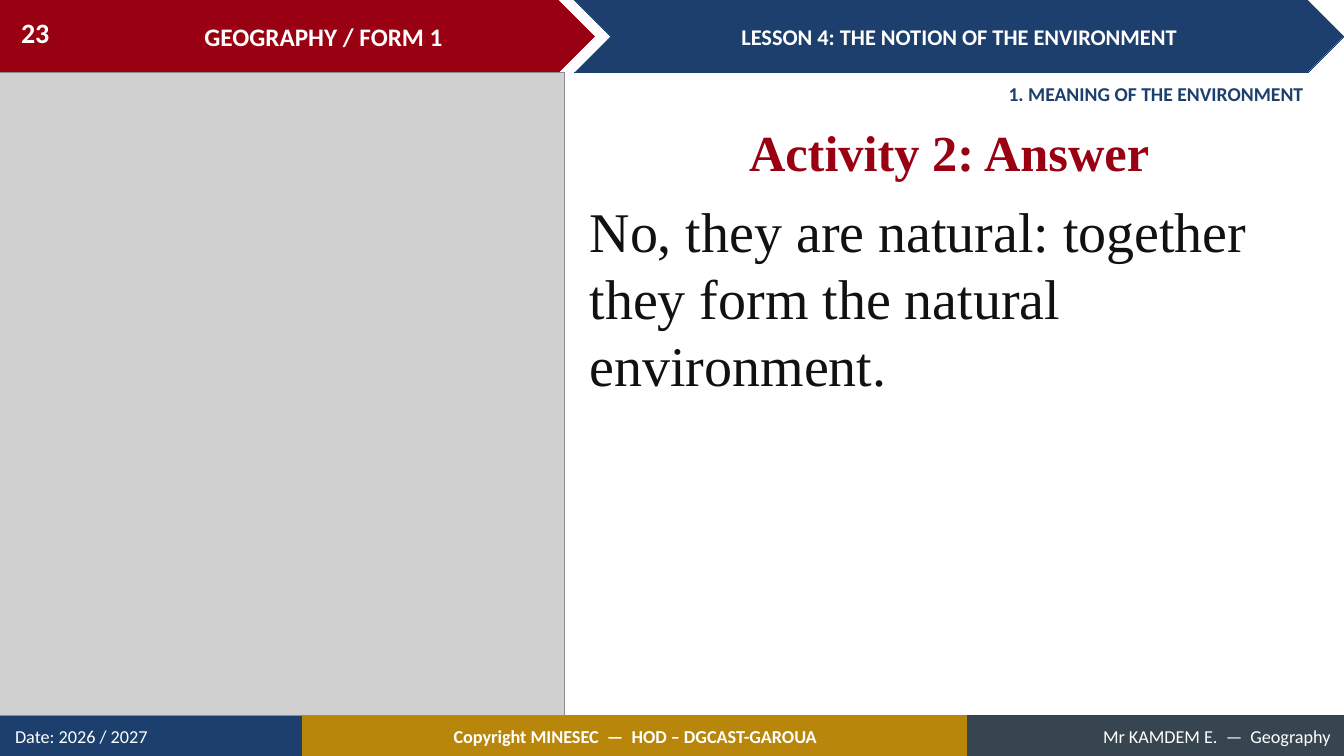
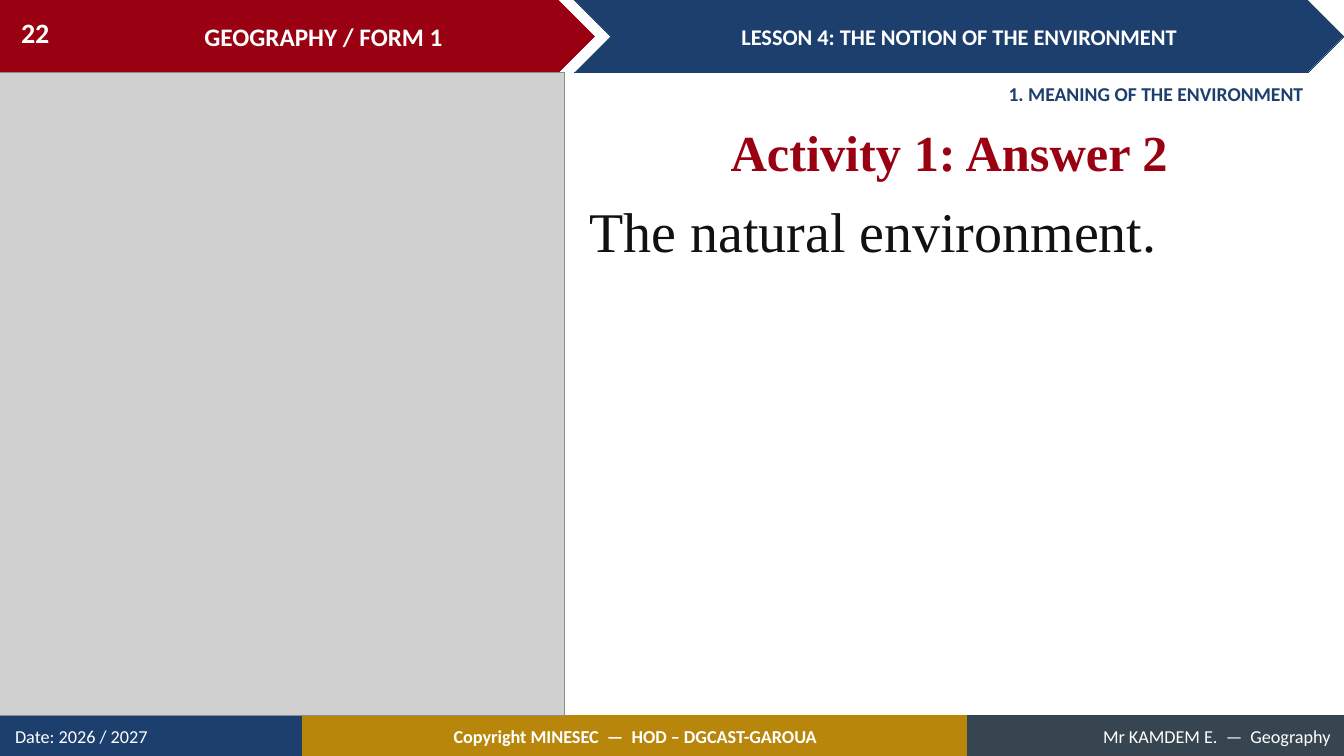
Before and after one commit to Berthautk/linea-github, a slide deck: slide 22 of lecons/F1/07_F1_M2_L04_The_Notion_of_the_Environment.pptx (slide 23 before the commit). Drawn at 1344x756 pixels with LibreOffice and Linux fonts; fonts in the diff are those of the drawing; grey boxes stand for pictures. Boxes give left, top, right and bottom in pixels: in the first picture for what was removed or moved away, otherwise in the second. Text is boxed around its words. In the diff, an @@ line names an element or a change of style, - is before the commit and + after.

```diff
--- a/lecons/F1/07_F1_M2_L04_The_Notion_of_the_Environment.pptx
+++ b/lecons/F1/07_F1_M2_L04_The_Notion_of_the_Environment.pptx
@@ page number at [21,24,49,43]: text changed @@
-23
+22
@@ text at [731,136,1167,181]: text changed @@
-Activity 2: Answer
+Activity 1: Answer 2
@@ text at [590,213,1157,253]: text changed @@
-No, they are natural: together they form the natural environment.
+The natural environment.
```
Also in this commit, not shown: 26 other slides changed, 12 slides added, 9 slides removed, 8 other files.
